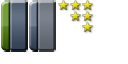
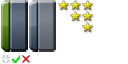
Layer changes from the first 128×64 image to the second:
painted on "Pasted Layer" over [2, 55, 30, 63]
